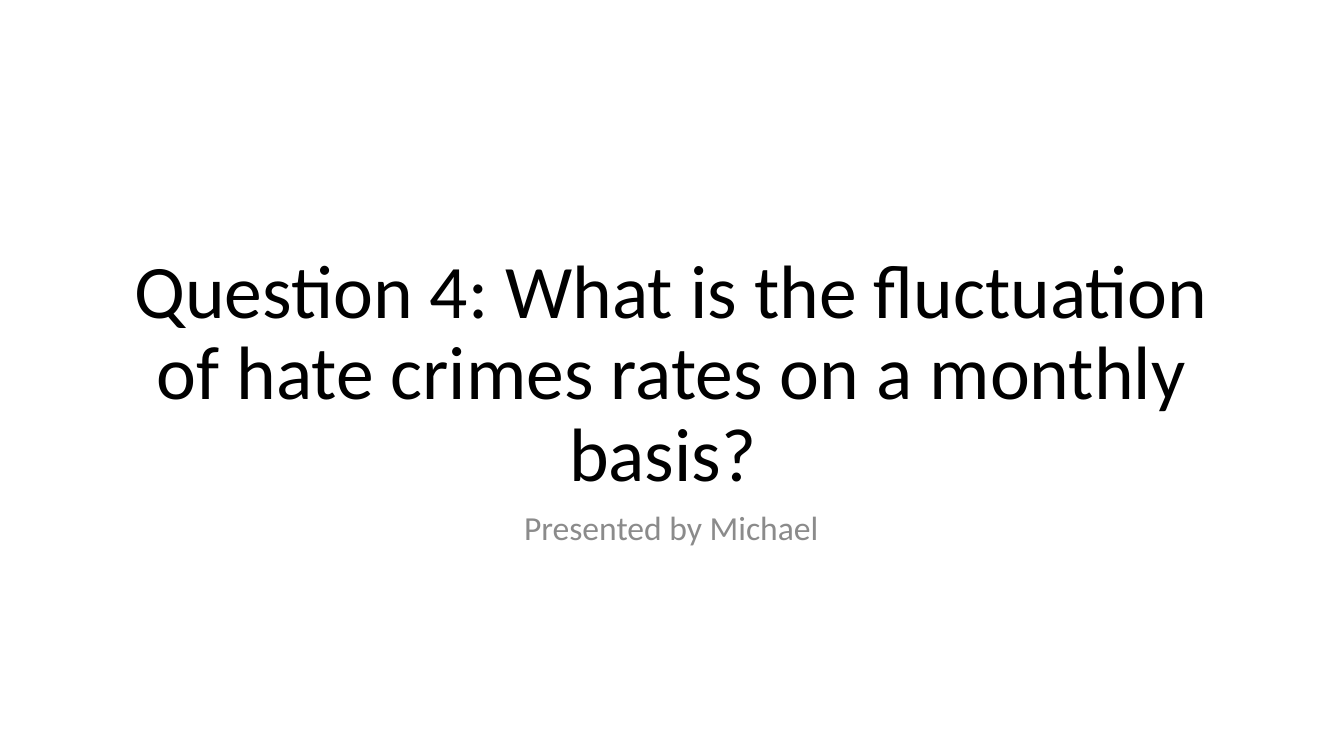
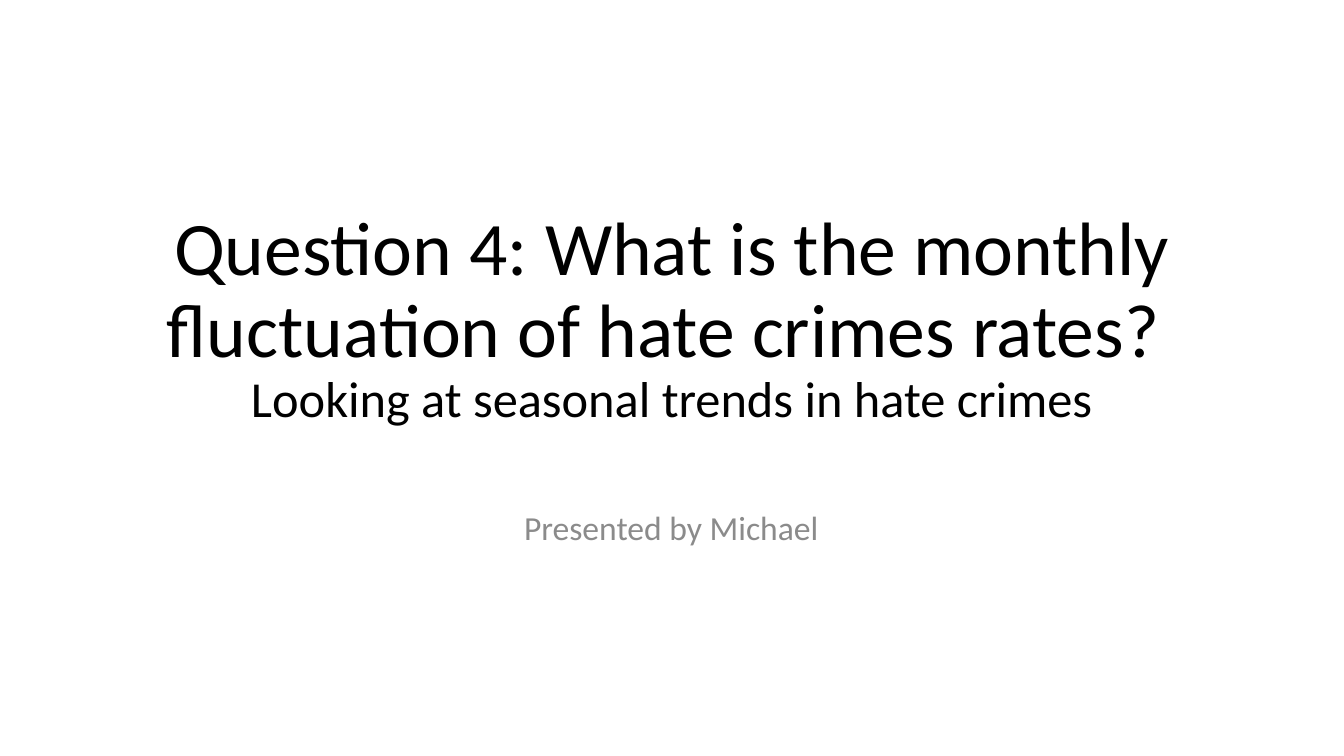
Before and after one commit to gupta-d/Is-hate-crime-on-rise, a slide deck: slide 20 of Hate_Crimes_Data_Analysis_Presentation_DRAFT.pptx (slide 21 before the commit). Drawn at 1344x756 pixels with LibreOffice and Linux fonts; fonts in the diff are those of the drawing. Boxes give left, top, right and bottom in pixels: in the first picture for what was removed or moved away, otherwise in the second. Text is boxed around its words. In the diff, an @@ line names an element or a change of style, - is before the commit and + after.

```diff
--- a/Hate_Crimes_Data_Analysis_Presentation_DRAFT.pptx
+++ b/Hate_Crimes_Data_Analysis_Presentation_DRAFT.pptx
@@ title at (x1=167, y1=222, x2=1169, y2=426): text changed @@
-Question 4: What is the fluctuation of hate crimes rates on a monthly basis?
+Question 4: What is the monthly fluctuation of hate crimes rates?
+Looking at seasonal trends in hate crimes
```
Also in this commit, not shown: 9 other slides changed, 1 slide added, 2 slides removed, 8 other files.
